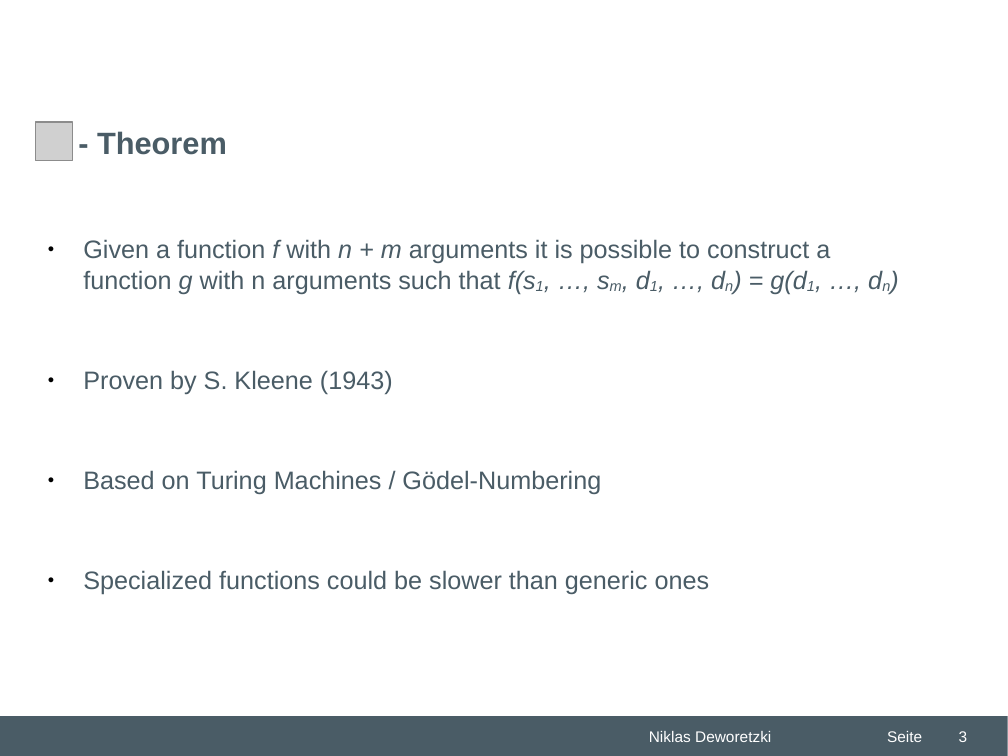
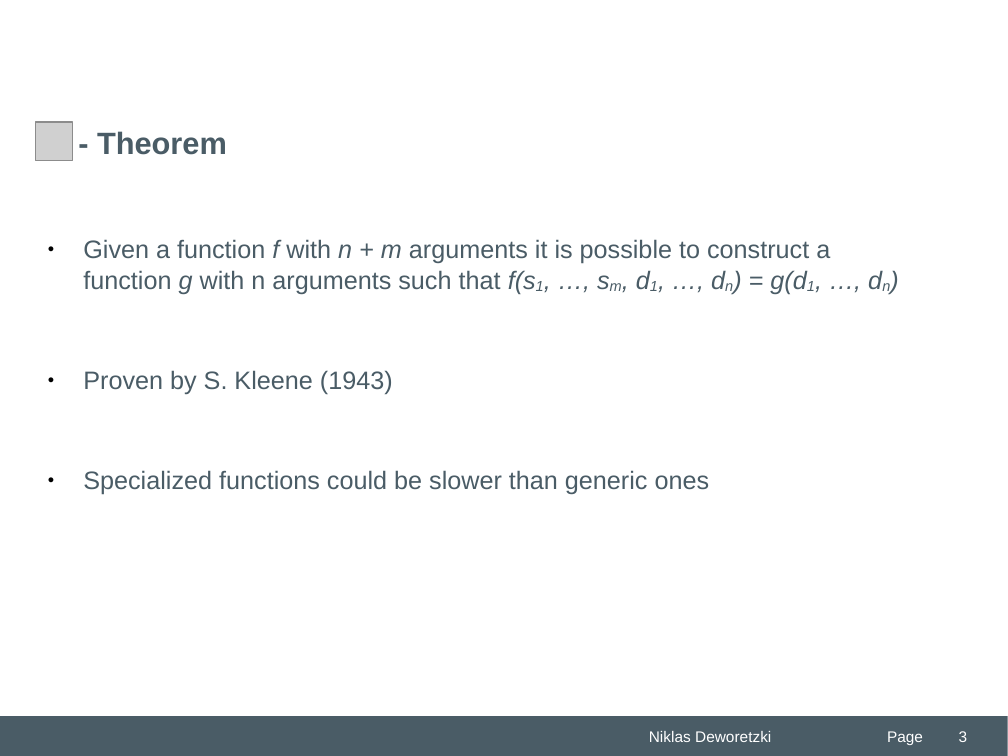
Before and after one commit to Niklas-Deworetzki/thm-masterseminar, a slide deck: slide 3 of paper/presentation/THM-Praesentation-FB06-MNI.odp. Drawn at 1008x756 pixels with LibreOffice and Linux fonts; fonts in the diff are those of the drawing; grey boxes stand for pictures; background and template pictures are left out. Boxes give left, top, right and bottom in pixels: in the first picture for what was removed or moved away, otherwise in the second. Text is boxed around its words. In the diff, an @@ line names an element or a change of style, - is before the commit and + after.

```diff
--- a/paper/presentation/THM-Praesentation-FB06-MNI.odp
+++ b/paper/presentation/THM-Praesentation-FB06-MNI.odp
@@ text at box(83, 470, 601, 494): paragraph removed @@
-● Based on Turing Machines / Gödel-Numbering
@@ text at box(887, 731, 923, 745): text changed @@
-Seite
+Page
```
Also in this commit, not shown: 20 other slides changed, 55 slides added, 30 slides removed.
